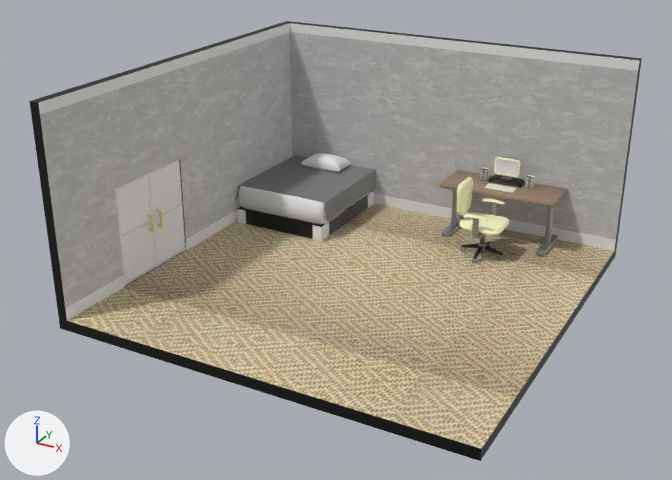
Two versions of the glTF model Web3DRoomDesigner/assets/models/RoomBBB.glb, one commit apart.
Camera for both pictures: a 50 mm lens placed at (3.73, -7.25, 4.01), pointed at (-0.5, 0.44, 0.16). Arrows for +X, +Y and +Z are at lower left; the lights stay in place. Where no turn or scale is listed for an object, it has been applied to the vertices.
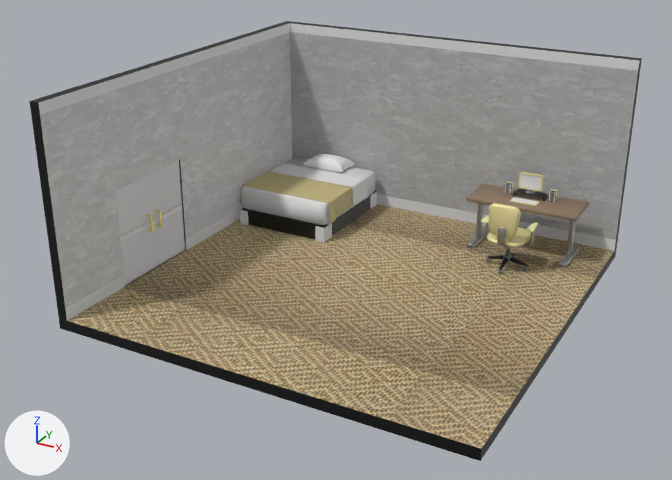
Changed parts and their boxes (x1, y1, x2, y2) in the pictures (672 x 480 px):
'Cube.001', surface changed: (37, 36, 635, 451) in both
'Duvet.001', recoloured, moved, rescaled (grey to beige): before (235, 155, 376, 223); after (239, 163, 368, 223)
'Plane', moved, rescaled: before (440, 170, 568, 208); after (466, 184, 589, 221)
'Mattress.001', moved: before (239, 186, 371, 224); after (241, 158, 376, 225)
'Cube.004', moved: before (237, 190, 374, 241); after (240, 191, 377, 242)
'Plane.005', recoloured, moved, turned, rescaled: before (457, 177, 473, 215); after (489, 203, 521, 238)
'Plane.001', recoloured, moved, turned, rescaled: before (459, 213, 509, 235); after (487, 227, 531, 247)
'Plane.008', recoloured, moved, rescaled: before (494, 157, 520, 177); after (518, 172, 544, 191)
'Cube.005', moved, rescaled: before (451, 190, 554, 244); after (476, 203, 576, 256)
'Pillow.001', moved: before (301, 153, 352, 172); after (303, 154, 355, 173)
'Cube', moved, rescaled: before (441, 217, 558, 257); after (467, 228, 580, 268)
'Plane.011', recoloured, moved, rescaled: before (480, 167, 535, 189); after (504, 181, 558, 202)
'Cube.006', moved, turned, rescaled: before (461, 242, 503, 259); after (487, 253, 528, 270)
'Plane.002', moved, turned, rescaled: before (472, 202, 496, 238); after (485, 222, 535, 247)
'Plane.006', moved, rescaled: before (488, 175, 525, 188); after (513, 188, 548, 201)
'Plane.003', recoloured, moved, turned, rescaled: before (463, 198, 505, 221); after (481, 215, 538, 232)
'Plane.010', moved, rescaled: before (487, 184, 515, 191); after (512, 197, 538, 205)
'Plane.004', moved, turned, rescaled: before (458, 214, 463, 221); after (497, 227, 506, 247)
'Cylinder.001', moved, turned, rescaled: before (460, 244, 504, 263); after (486, 255, 528, 274)
'Plane.009', recoloured, moved, rescaled: before (485, 183, 516, 193); after (510, 197, 540, 206)
'Cylinder.002', moved, turned, rescaled: before (480, 234, 486, 244); after (505, 246, 511, 256)
'Cylinder', moved, turned, rescaled: before (478, 242, 487, 250); after (503, 254, 512, 262)
'Plane.007', moved, rescaled (8% narrower): before (501, 176, 513, 180); after (525, 190, 536, 194)

Edits to the bpy script that builds the scene:
```text
Change mat_floorb:
    mat_floorb.metallic: 0.0 -> 0.75
Change mat_duvet2a:
    mat_duvet2a.base_color: (0.2, 0.2, 0.2) -> (0.575, 0.489, 0.23)  # grey #7c7c7c -> beige #c8ba84
Change mat_computeredge:
    mat_computeredge.base_color: (0.995, 1.0, 0.589) -> (0.8, 0.713, 0.335)  # beige #feffca -> beige #e7dc9d
Change ob_mattress_001:
    ob_mattress_001.location: (-1.332, 0.653, 0.422) -> (-1.291, 0.641, 0.425)
Change ob_cube_004:
    ob_cube_004.location: (-1.332, 1.278, 0.089) -> (-1.291, 1.266, 0.092)
Change ob_duvet_001:
    ob_duvet_001.location: (-1.386, 0.723, 0.424) -> (-1.345, 0.711, 0.427)
    ob_duvet_001.scale: (0.252, 1.0, 0.25) -> (0.25, 0.25, 0.25)
Change ob_pillow_001:
    ob_pillow_001.location: (-1.332, 1.278, 0.496) -> (-1.291, 1.266, 0.499)
Change ob_cube:
    ob_cube.location: (0.83, 1.671, 0.0) -> (1.145, 1.507, 0.0)
    ob_cube.scale: (0.15, 0.15, 0.15) -> (0.14, 0.14, 0.14)
Change ob_cube_005:
    ob_cube_005.location: (0.83, 1.671, 0.0) -> (1.145, 1.507, 0.0)
    ob_cube_005.scale: (0.15, 0.15, 0.15) -> (0.14, 0.14, 0.14)
Change ob_plane:
    ob_plane.location: (0.83, 1.671, 0.0) -> (1.145, 1.507, 0.0)
    ob_plane.scale: (0.15, 0.15, 0.15) -> (0.14, 0.14, 0.14)
Change ob_cylinder:
    ob_cylinder.location: (0.83, 1.134, 0.0) -> (1.145, 1.006, 0.0)
    ob_cylinder.rotation_euler: (0.0, 0.0, 0.0) -> (0.0, 0.0, 1.571)  # degrees (0, 0, 0) -> degrees (0, 0, 90)
    ob_cylinder.scale: (0.225, 0.225, 0.225) -> (0.21, 0.21, 0.21)
Change ob_plane_006:
    ob_plane_006.location: (0.83, 1.671, 0.0) -> (1.145, 1.507, 0.0)
    ob_plane_006.scale: (0.15, 0.15, 0.15) -> (0.14, 0.14, 0.14)
Change ob_plane_007:
    ob_plane_007.location: (0.83, 1.671, 0.0) -> (1.145, 1.507, 0.0)
    ob_plane_007.scale: (0.15, 0.15, 0.15) -> (0.14, 0.14, 0.14)
Change ob_plane_008:
    ob_plane_008.location: (0.83, 1.671, 0.0) -> (1.145, 1.507, 0.0)
    ob_plane_008.scale: (0.15, 0.15, 0.15) -> (0.14, 0.14, 0.14)
Change ob_plane_009:
    ob_plane_009.location: (0.83, 1.671, 0.0) -> (1.145, 1.507, 0.0)
    ob_plane_009.scale: (0.15, 0.15, 0.15) -> (0.14, 0.14, 0.14)
Change ob_plane_010:
    ob_plane_010.location: (0.83, 1.671, 0.0) -> (1.145, 1.507, 0.0)
    ob_plane_010.scale: (0.15, 0.15, 0.15) -> (0.14, 0.14, 0.14)
Change ob_plane_011:
    ob_plane_011.location: (0.83, 1.671, 0.0) -> (1.145, 1.507, 0.0)
    ob_plane_011.scale: (0.15, 0.15, 0.15) -> (0.14, 0.14, 0.14)
```
